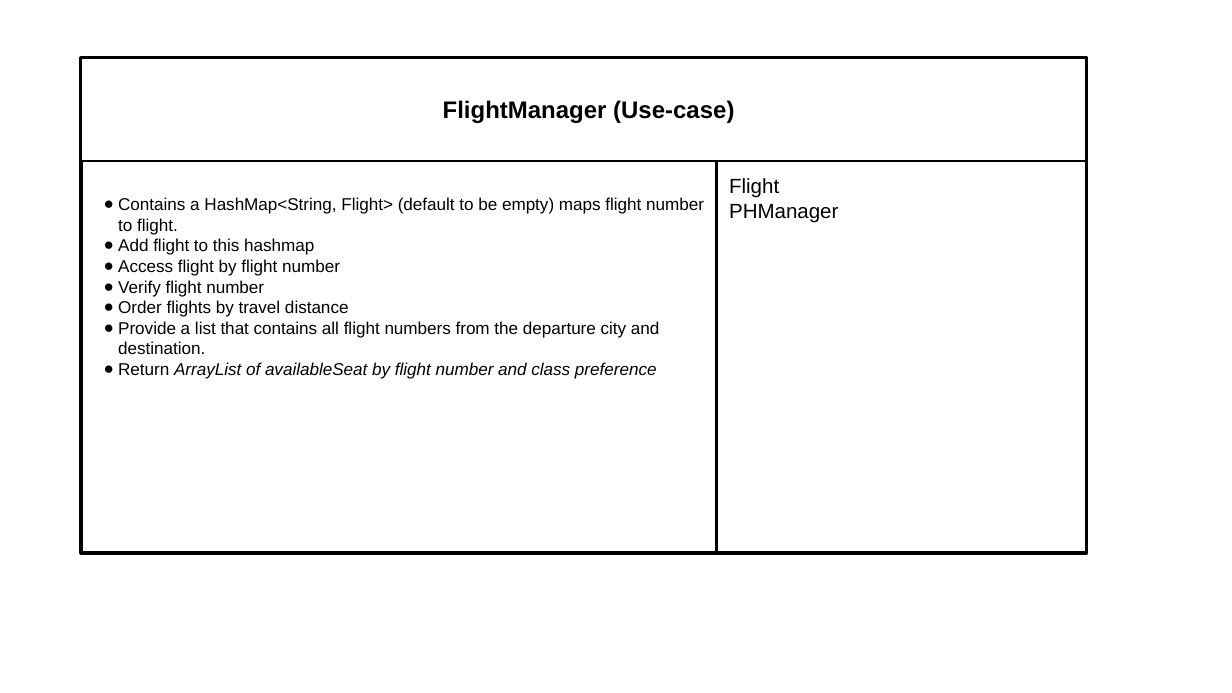
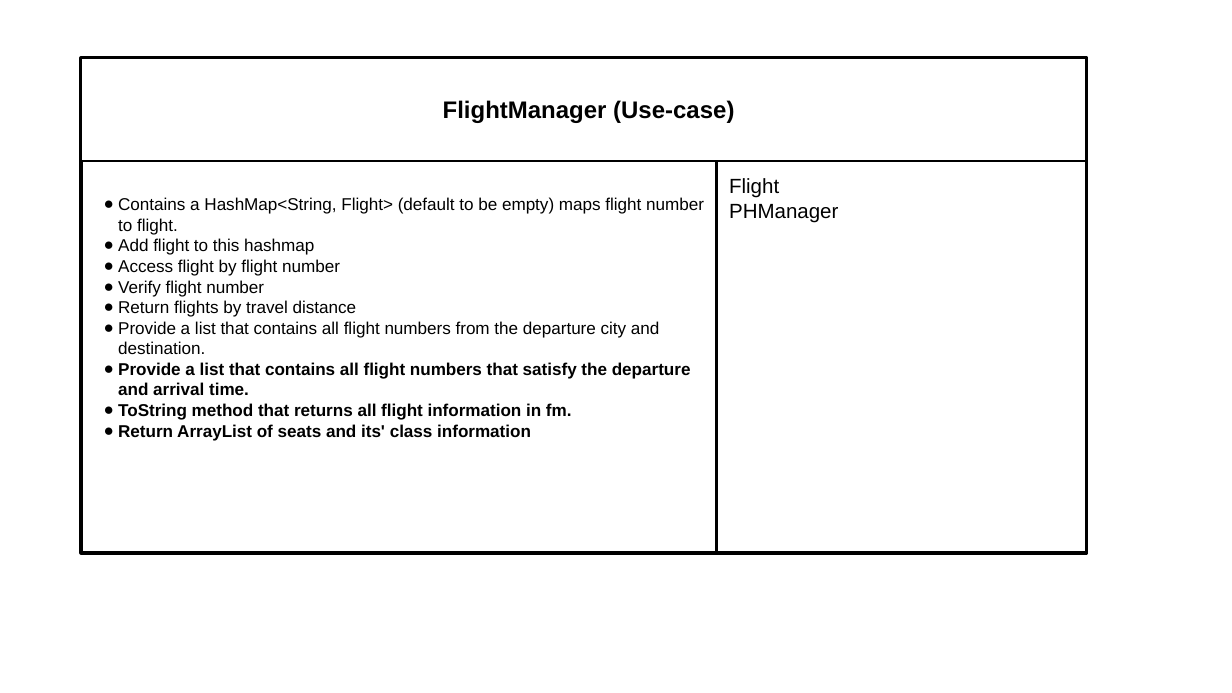
Before and after one commit to Jasmine-Zhuang/TicketVendorSystem, a slide deck: slide 14 of phase1/TicketVendor CRC Cards.pptx. Drawn at 1232x693 pixels with LibreOffice and Linux fonts; fonts in the diff are those of the drawing. Boxes give left, top, right and bottom in pixels: in the first picture for what was removed or moved away, otherwise in the second. Text is boxed around its words. In the diff, an @@ line names an element or a change of style, - is before the commit and + after.

```diff
--- a/phase1/TicketVendor CRC Cards.pptx
+++ b/phase1/TicketVendor CRC Cards.pptx
@@ text in rectangle at (118,300,357,317): text changed @@
-● Order flights by travel distance
+● Return flights by travel distance
@@ text in rectangle at (118,362,691,441): text changed; bold on; italic off @@
-● Return ArrayList of availableSeat by flight number and class preference
+● Provide a list that contains all flight numbers that satisfy the departure and arrival time.
+● ToString method that returns all flight information in fm.
+● Return ArrayList of seats and its' class information
```
Also in this commit, not shown: 8 other slides changed.
